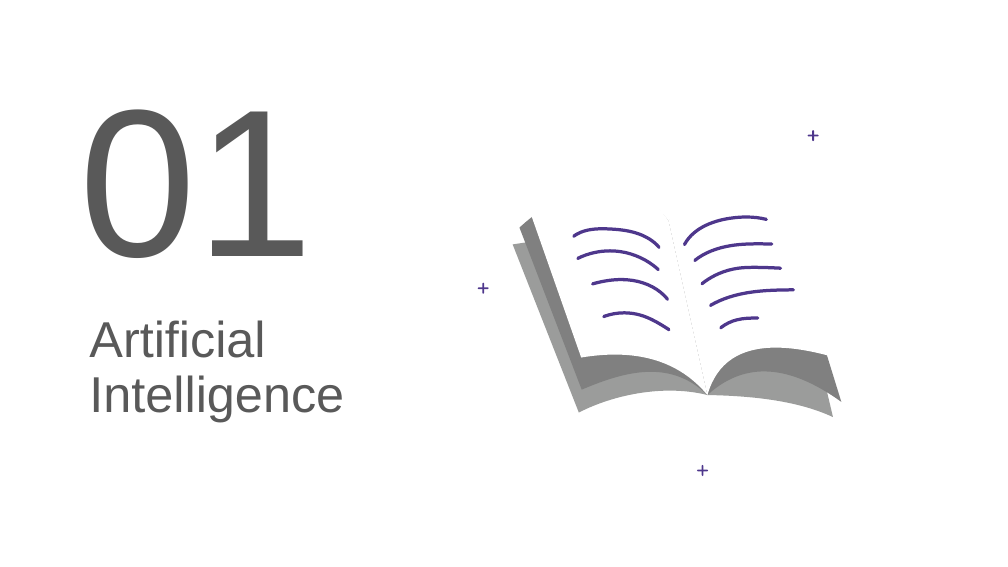
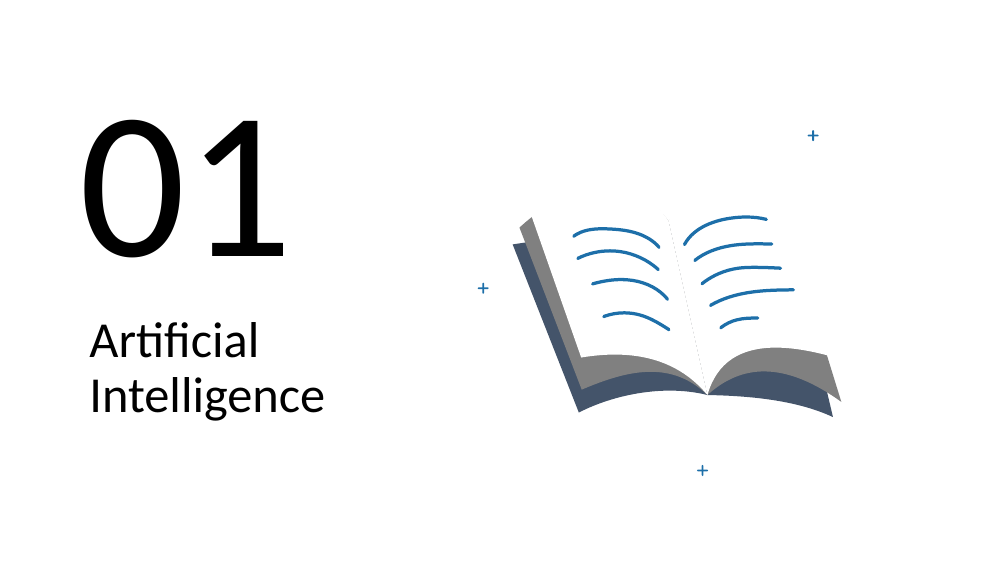
Before and after one commit to ibrarahmad/PostgreSQLTalks, a slide deck: slide 4 of Conferences/2022-Austin-Percona-Live/PL22-PostgreSQL-And-Artifical-Intelegence.pptx. Drawn at 1008x567 pixels with LibreOffice and Linux fonts; fonts in the diff are those of the drawing. Boxes give left, top, right and bottom in pixels: in the first picture for what was removed or moved away, otherwise in the second. Text is boxed around its words. In the diff, an @@ line names an element or a change of style, - is before the commit and + after.

```diff
--- a/Conferences/2022-Austin-Percona-Live/PL22-PostgreSQL-And-Artifical-Intelegence.pptx
+++ b/Conferences/2022-Austin-Percona-Live/PL22-PostgreSQL-And-Artifical-Intelegence.pptx
@@ title "01" at [80, 119, 293, 258]: font Arial to Calibri, text colour #595959 to #000000 @@
@@ freeform shape at [513, 222, 833, 417]: fill #9B9C9B to #44546A @@
@@ title "Artificial Intelligence" at [89, 322, 325, 421]: font Arial to Calibri, text colour #595959 to #000000 @@
@@ fill #4E378C to #1D6FA9 in 15 elements at [683, 216, 768, 246], [693, 242, 774, 262], [700, 266, 782, 286], [709, 288, 796, 307], [719, 317, 759, 330], [572, 228, 661, 250], [576, 250, 660, 271], [591, 278, 670, 301], [602, 312, 671, 331], [478, 287, 489, 289], [482, 283, 484, 294], [808, 135, 819, 136], [812, 130, 814, 141], [697, 470, 709, 471], [702, 465, 703, 476] @@
```
Also in this commit, not shown: 10 other slides changed, 30 slides added.
